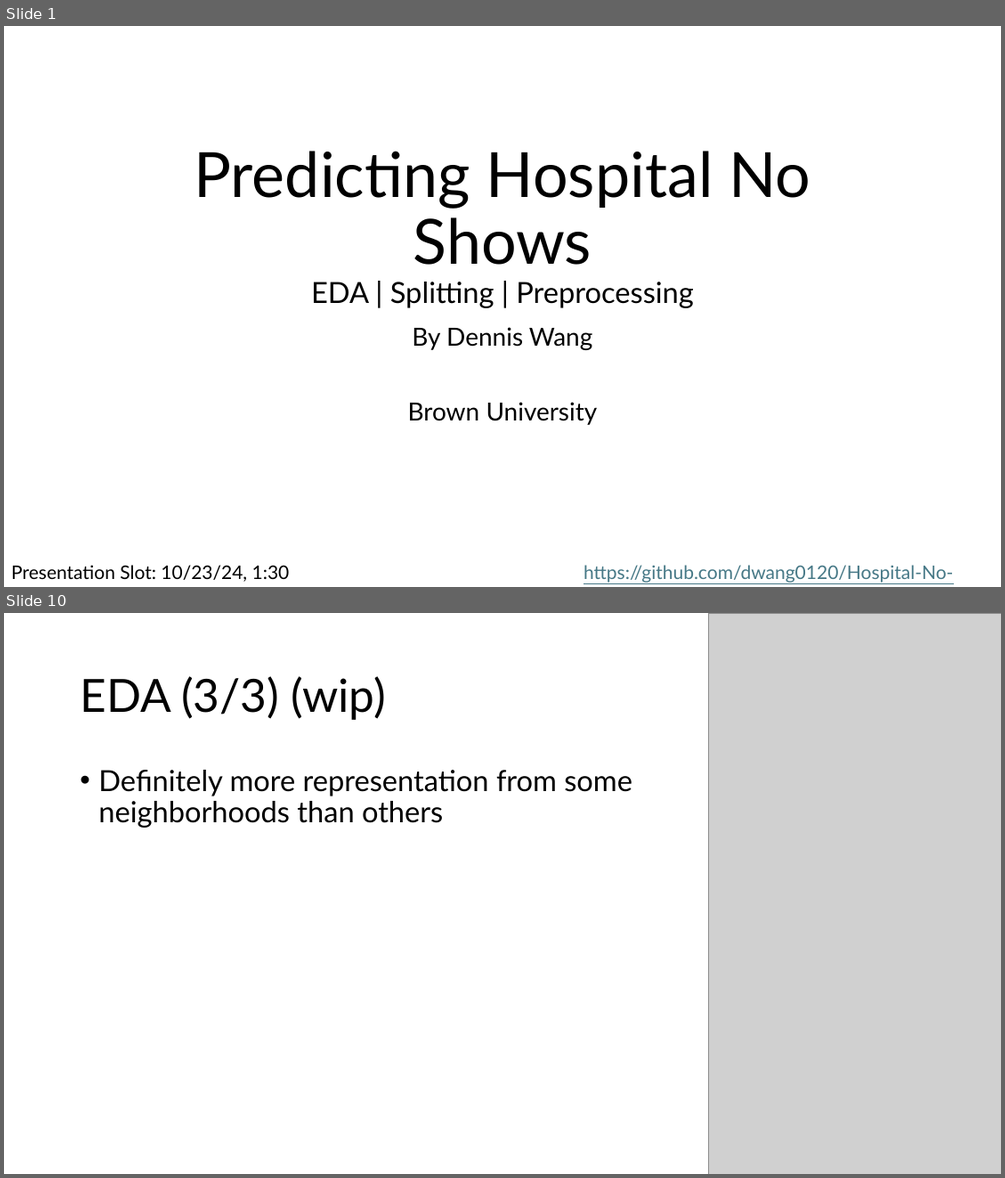
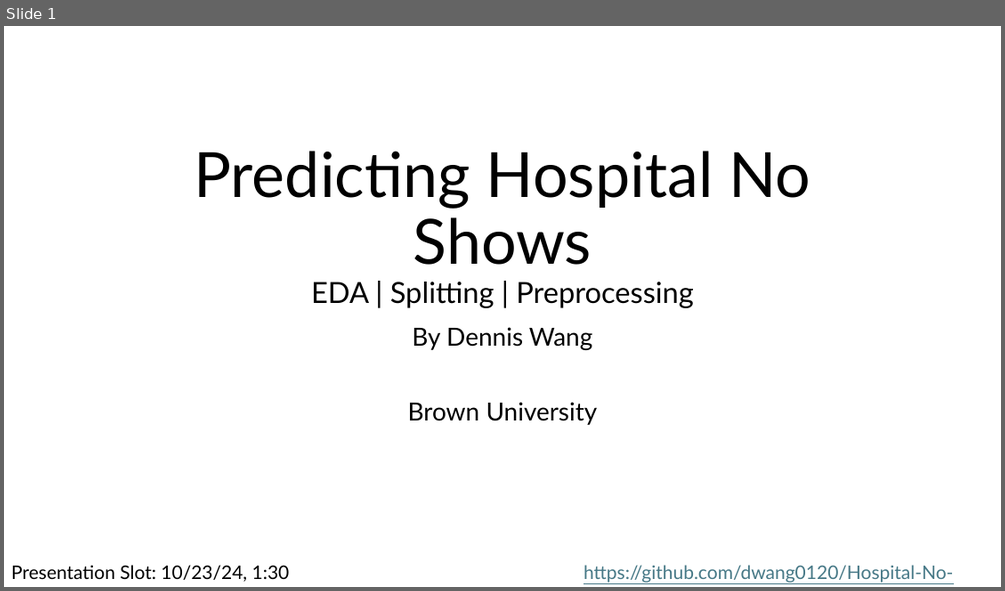
Before and after one commit to dwang0120/Hospital-No-Shows, a slide deck: Hospital No Shows.pptx. Shown one above the other, each under a label of ours: slides 1 and 10 before the commit, slide 1 after it; the slides between them are not shown. The pictures are 1005x1178 and 1005x591 pixels, drawn with LibreOffice and Linux fonts; fonts in the diff are those of the drawing; grey boxes stand for pictures. Boxes give left, top, right and bottom in pixels: in the first picture for what was removed or moved away, otherwise in the second. Text is boxed around its words. In the diff, an @@ line names an element or a change of style, - is before the commit and + after.

```diff
--- a/Hospital No Shows.pptx
+++ b/Hospital No Shows.pptx
@@ slide 10 removed at box(4, 613, 1001, 1174), background #FFFFFF @@
@@ picture removed at box(708, 613, 1001, 1174) @@
@@ title removed at box(80, 676, 386, 720) @@
-EDA (3/3) (wip)
@@ text removed at box(98, 770, 632, 827) @@
-• Definitely more representation from some neighborhoods than others
```
Also in this commit, not shown: 9 slides changed, 9 slides added, 2 other slides removed, 1 other file.
